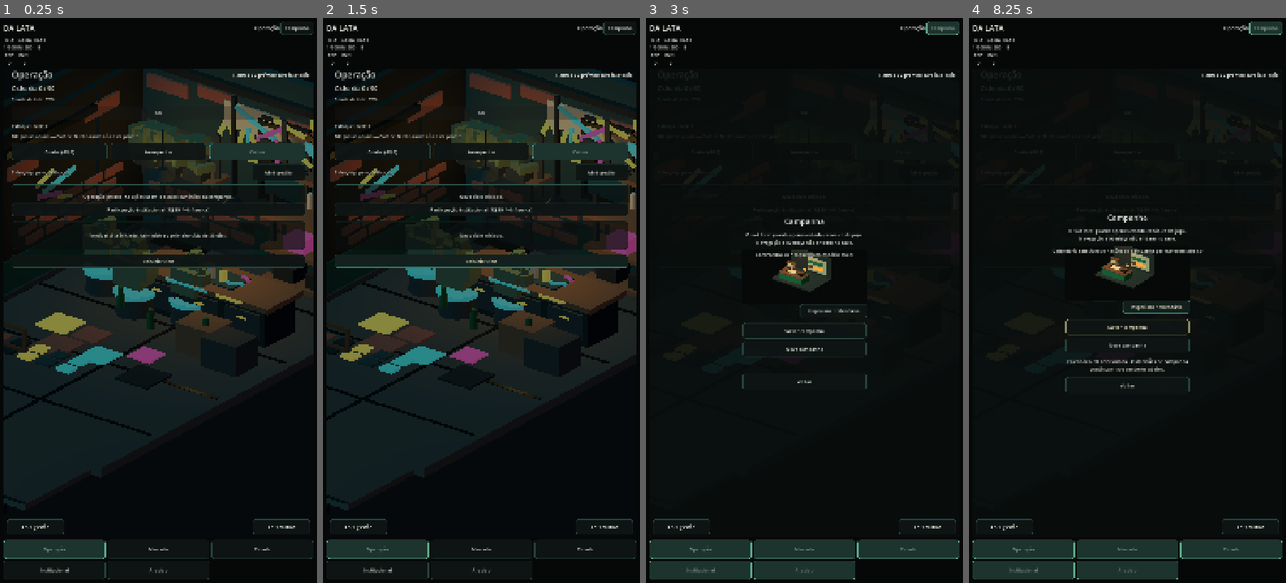
Above: before the commit, frames 1-4 (left to right).
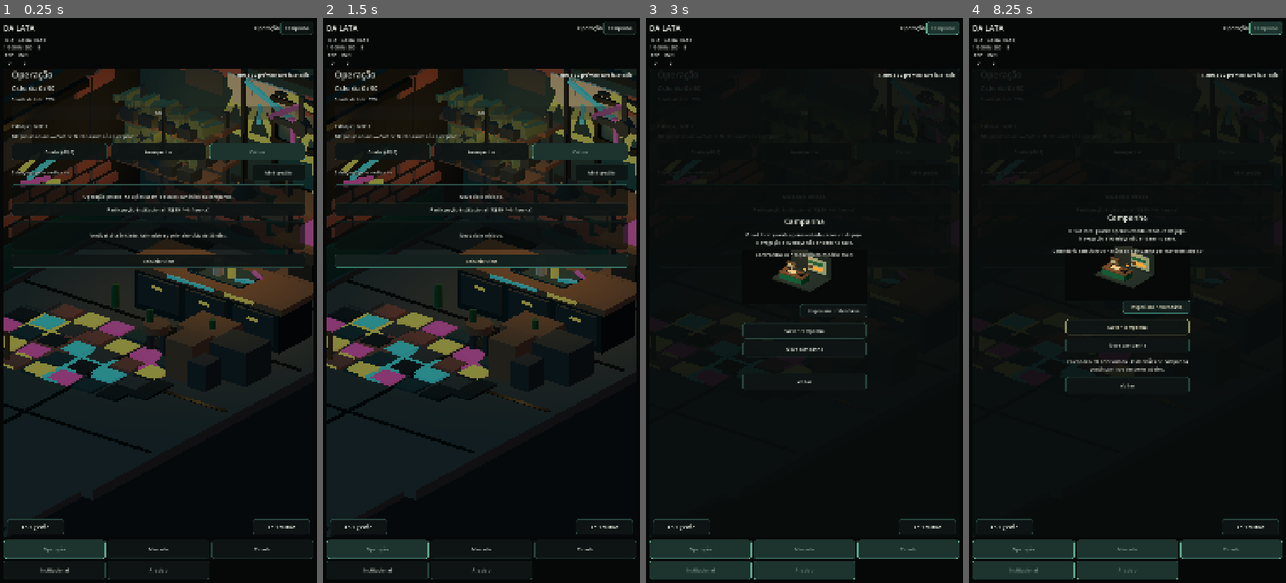
Above: after the commit, the same moments.

Repository: az1nn/growing-rio
Game: Godot game, scene res://scenes/shell/game_shell.tscn
Two runs of this game, one before a commit and one after it. Both use one fixed random seed, a clock stepped at 60 frames per second and the inputs below.
Inputs:
- Up to frame 1 (0.25 s): no input
- Up to frame 2 (1.5 s): click "Reiniciar ciclo" at 0.5 s; click "Reiniciar ciclo" at 1.25 s
- Up to frame 3 (3 s): click "Reiniciar ciclo" at 2 s; click "Campanha" at 2.75 s
- Up to frame 4 (8.25 s): click "Abrir gestão" at 3.5 s; click "Abrir cultivo" at 4.25 s; click "Cuidar (-R$5)" at 5 s; click "Avançar dia" at 5.75 s; click "Abrir gestão" at 6.5 s; click "Participação institucional (-…" at 7.25 s; click "Inspecionar calendário" at 8 s

The runs differ from the first frame. In frame 1, 17% of the frame differs, in the area x 1-99%, y 9-88%; in frame 2, 17%; in frame 3, less than 0.1%; in frame 4, less than 0.1%.

Commit message:
feat(012): align Operation V1 revision 6 to accepted concept

Diff:
--- a/scenes/visual/operation_diorama.gd
+++ b/scenes/visual/operation_diorama.gd
@@ -19,7 +19,7 @@
 
 const V1_CAMERA_POSITION := Vector3(6.5, 5.4, 8.5)
 const V1_CAMERA_ROTATION := Vector3(-0.43, 0.66, 0.0)
-const V1_CAMERA_SIZE := 6.95
+const V1_CAMERA_SIZE := 6.15
 const V1_OPERATION_PIXEL_SHRINK := 3
 
 const V1_WORKBENCH_MATERIAL_ROLES := {
@@ -194,7 +194,7 @@
         return
     environment.background_color = Color.from_string("#090D12", Color.BLACK)
     environment.ambient_light_color = Color.from_string("#776B70", Color.WHITE)
-    environment.ambient_light_energy = 1.38
+    environment.ambient_light_energy = 1.52
 
 func _build_v1_dense_dressing() -> void:
     var world := $Viewport/World
@@ -330,6 +330,7 @@
     _add_box(dressing, "WorkbenchEdgeCyan", Vector3(0.55, 1.02, -0.18), Vector3(1.15, 0.055, 0.055), &"accent_cyan")
     _add_box(dressing, "WorkbenchEdgeAmber", Vector3(1.78, 1.02, -0.18), Vector3(0.72, 0.055, 0.055), &"accent_amber")
     _build_v1_revision5_detail(dressing)
+    _build_v1_revision6_detail(dressing)
 
 func _build_v1_revision5_detail(dressing: Node3D) -> void:
     # Revision 5: replace remaining macro-block emptiness with authored micro-density.
@@ -414,8 +415,114 @@
         _add_box(dressing, "PlantLeaf_%02d_B" % plant_index, center + Vector3(0.30, 0.08, 0.0), Vector3(0.16, 0.15, 0.52), &"foliage_muted", Vector3(0.0, 0.72, -0.16))
         _add_box(dressing, "PlantLeaf_%02d_C" % plant_index, center + Vector3(0.0, 0.30, -0.08), Vector3(0.16, 0.15, 0.48), &"foliage_muted", Vector3(0.0, 0.12, 0.68))
 
+
+func _build_v1_revision6_detail(dressing: Node3D) -> void:
+    # Revision 6: concept-parity pass. The accepted target is a compact, dense
+    # pixel-art urban room; this pass moves the runtime away from large low-poly
+    # masses without changing gameplay, saves or semantic object IDs.
+
+    # Smaller repaired masonry courses across the back wall.
+    var masonry_roles: Array[StringName] = [
+        &"brick_coral", &"brick_coral", &"worn_concrete", &"structural_dark",
+    ]
+    for row in range(5):
+        for column in range(8):
+            var offset := 0.30 if row % 2 == 1 else 0.0
+            var x := -2.95 + float(column) * 0.72 + offset
+            var y := 0.52 + float(row) * 0.27
+            _add_box(
+                dressing,
+                "R6BackBrick_%02d_%02d" % [row, column],
+                Vector3(x, y, -3.635),
+                Vector3(0.58, 0.16, 0.040),
+                masonry_roles[(row + column) % masonry_roles.size()],
+            )
+
+    # Irregular plaster repairs break the remaining clean wall fields.
+    _add_box(dressing, "R6PlasterBackA", Vector3(-1.78, 3.56, -3.655), Vector3(0.92, 0.48, 0.042), &"worn_concrete")
+    _add_box(dressing, "R6PlasterBackB", Vector3(-0.88, 3.70, -3.650), Vector3(0.62, 0.31, 0.042), &"off_white")
+    _add_box(dressing, "R6PlasterSideA", Vector3(-3.365, 3.02, 0.45), Vector3(0.042, 0.62, 1.10), &"worn_concrete")
+    _add_box(dressing, "R6PlasterSideB", Vector3(-3.360, 2.72, 1.62), Vector3(0.042, 0.36, 0.70), &"brick_coral")
+
+    # Prominent amber crown, matching the accepted concept's visual signature.
+    _add_box(dressing, "R6ConceptCrownBase", Vector3(1.18, 2.58, -3.565), Vector3(1.10, 0.13, 0.055), &"accent_amber")
+    _add_box(dressing, "R6ConceptCrownLeft", Vector3(0.80, 2.86, -3.565), Vector3(0.14, 0.62, 0.055), &"accent_amber", Vector3(0.0, 0.0, -0.34))
+    _add_box(dressing, "R6ConceptCrownMid", Vector3(1.18, 2.96, -3.565), Vector3(0.14, 0.72, 0.055), &"accent_amber")
+    _add_box(dressing, "R6ConceptCrownRight", Vector3(1.56, 2.86, -3.565), Vector3(0.14, 0.62, 0.055), &"accent_amber", Vector3(0.0, 0.0, 0.34))
+    _add_box(dressing, "R6ConceptCrownTipL", Vector3(0.69, 3.12, -3.565), Vector3(0.20, 0.20, 0.055), &"accent_amber", Vector3(0.0, 0.0, 0.38))
+    _add_box(dressing, "R6ConceptCrownTipM", Vector3(1.18, 3.30, -3.565), Vector3(0.20, 0.20, 0.055), &"accent_amber")
+    _add_box(dressing, "R6ConceptCrownTipR", Vector3(1.67, 3.12, -3.565), Vector3(0.20, 0.20, 0.055), &"accent_amber", Vector3(0.0, 0.0, -0.38))
+
+    # Dense left/back rack becomes the primary plant read, as in the approved image.
+    for tier in range(2):
+        var rack_y := 1.72 + float(tier) * 0.92
+        _add_box(dressing, "R6RackShelf_%02d" % tier, Vector3(-2.18, rack_y, -3.02), Vector3(2.20, 0.10, 0.56), &"repaired_wood")
+        for slot in range(4):
+            var px := -2.92 + float(slot) * 0.49
+            _add_box(dressing, "R6RackPlanter_%02d_%02d" % [tier, slot], Vector3(px, rack_y + 0.18, -2.76), Vector3(0.34, 0.22, 0.34), &"painted_metal")
+            for leaf in range(3):
+                var leaf_x := px + (float(leaf) - 1.0) * 0.12
+                var leaf_y := rack_y + 0.50 + (0.10 if leaf == 1 else 0.0)
+                var leaf_rot := -0.62 + float(leaf) * 0.62
+                _add_box(
+                    dressing,
+                    "R6RackLeaf_%02d_%02d_%02d" % [tier, slot, leaf],
+                    Vector3(leaf_x, leaf_y, -2.72),
+                    Vector3(0.13, 0.13, 0.46),
+                    &"foliage_muted",
+                    Vector3(0.0, leaf_rot, 0.30 - float(leaf) * 0.30),
+                )
+
+    # Right-side supply wall gets the small repeated object rhythm visible in concept art.
+    for tier in range(3):
+        var shelf_y := 1.52 + float(tier) * 0.64
+        for slot in range(6):
+            var sx := 1.62 + float(slot) * 0.27
+            var role: StringName = &"off_white"
+            if (tier + slot) % 5 == 0:
+                role = &"accent_amber"
+            elif (tier + slot) % 4 == 0:
+                role = &"accent_cyan"
+            _add_box(
+                dressing,
+                "R6Supply_%02d_%02d" % [tier, slot],
+                Vector3(sx, shelf_y, -2.96),
+                Vector3(0.16, 0.28 + 0.04 * float((tier + slot) % 2), 0.16),
+                role,
+            )
+
+    # Patchwork tile field: many smaller tiles replace the oversized empty floor read.
+    var tile_roles: Array[StringName] = [
+        &"worn_concrete", &"petrol_shadow", &"brick_coral", &"structural_dark",
+        &"accent_amber", &"accent_cyan", &"accent_magenta",
+    ]
+    for row in range(5):
+        for column in range(7):
+            var tx := -2.45 + float(column) * 0.62
+            var tz := 0.72 + float(row) * 0.62
+            var role := tile_roles[(row * 3 + column * 2) % tile_roles.size()]
+            _add_box(
+                dressing,
+                "R6FloorTile_%02d_%02d" % [row, column],
+                Vector3(tx, 0.038, tz),
+                Vector3(0.50, 0.052, 0.50),
+                role,
+            )
+
+    # Compact stool/crate silhouettes frame the foreground workbench like the concept.
+    _add_cylinder(dressing, "R6StoolSeat", Vector3(0.72, 0.58, 1.12), 0.28, 0.28, 0.16, &"repaired_wood")
+    _add_box(dressing, "R6StoolLegA", Vector3(0.55, 0.28, 1.12), Vector3(0.09, 0.58, 0.09), &"painted_metal")
+    _add_box(dressing, "R6StoolLegB", Vector3(0.89, 0.28, 1.12), Vector3(0.09, 0.58, 0.09), &"painted_metal")
+    _add_box(dressing, "R6ForegroundCrateA", Vector3(1.85, 0.42, 1.52), Vector3(0.68, 0.82, 0.68), &"repaired_wood")
+    _add_box(dressing, "R6ForegroundCrateB", Vector3(2.38, 0.28, 1.72), Vector3(0.46, 0.56, 0.50), &"painted_metal")
+
 func _configure_v1_pixel_foliage() -> void:
     var world := $Viewport/World
+    for planter_name in ["PlanterA", "PlanterRimA", "PlanterB", "PlanterRimB", "PlanterC", "PlanterRimC"]:
+        var legacy_planter := world.get_node_or_null(planter_name) as MeshInstance3D
+        if legacy_planter != null:
+            legacy_planter.visible = false
+
     for node_name in V1_PLANT_MATERIAL_ROLES:
         var name := String(node_name)
         if not name.begins_with("Canopy"):
@@ -428,10 +535,14 @@
     if dressing != null:
         for child in dressing.get_children():
             var rack_detail := child as Node3D
-            if rack_detail != null and String(rack_detail.name).begins_with("RackFoliage"):
+            if rack_detail == null:
+                continue
+            var detail_name := String(rack_detail.name)
+            if detail_name.begins_with("RackFoliage") or detail_name.begins_with("PixelPlant") or detail_name.begins_with("PlantLeaf_"):
                 rack_detail.visible = false
 
-    var pixel_focus := world.get_node_or_null("V1ProductionDressing/PixelPlantBMain") as MeshInstance3D
+    interactive_object.position = Vector3(-2.18, 2.18, -2.72)
+    var pixel_focus := world.get_node_or_null("V1ProductionDressing/R6RackLeaf_01_02_01") as MeshInstance3D
     if pixel_focus != null:
         focal_mesh = pixel_focus
 
@@ -540,9 +651,9 @@
     var cyan := V1MaterialVocabulary.make_standard(&"accent_cyan")
     var amber := V1MaterialVocabulary.make_standard(&"accent_amber")
     cool_key.light_color = cyan.albedo_color
-    cool_key.light_energy = 1.16
+    cool_key.light_energy = 0.98
     warm_practical.light_color = amber.albedo_color
-    warm_practical.light_energy = 2.8
+    warm_practical.light_energy = 3.15
     warm_practical.omni_range = 6.8
 
 func activate_primary_object() -> void:
--- a/tests/operation_v1_diorama_test.gd
+++ b/tests/operation_v1_diorama_test.gd
@@ -39,6 +39,12 @@
         "Viewport/World/V1ProductionDressing/SideWallTagCyan",
         "Viewport/World/V1ProductionDressing/FloorChip_00",
         "Viewport/World/V1ProductionDressing/PlantLeaf_00_A",
+        "Viewport/World/V1ProductionDressing/R6BackBrick_00_00",
+        "Viewport/World/V1ProductionDressing/R6ConceptCrownBase",
+        "Viewport/World/V1ProductionDressing/R6RackLeaf_01_02_01",
+        "Viewport/World/V1ProductionDressing/R6Supply_02_05",
+        "Viewport/World/V1ProductionDressing/R6FloorTile_04_06",
+        "Viewport/World/V1ProductionDressing/R6StoolSeat",
         "Viewport/World/TileCounter",
         "Viewport/World/InteractivePlantCluster/CollisionShape3D",
         "Viewport/World/ManagementStorageInteraction/CollisionShape3D",
@@ -65,8 +71,8 @@
     if camera.projection != Camera3D.PROJECTION_ORTHOGONAL:
         _fail("Feature 012 R04 Operation camera lost orthographic V1 composition.")
         return
-    if camera.size > 7.0:
-        _fail("Feature 012 R04 Operation camera regressed to a distant low-impact framing.")
+    if camera.size > 6.25:
+        _fail("Feature 012 R04 Operation camera regressed beyond the Revision 6 concept-parity framing.")
         return
 
     var floor := scene.get_node("Viewport/World/Floor") as MeshInstance3D
@@ -95,9 +101,18 @@
         return
 
     var dressing := scene.get_node("Viewport/World/V1ProductionDressing") as Node3D
-    if dressing.get_child_count() < 150:
-        _fail("Feature 012 R04 dense V1 dressing regressed below the Revision 5 production detail floor.")
+    if dressing.get_child_count() < 260:
+        _fail("Feature 012 R04 dense V1 dressing regressed below the Revision 6 production detail floor.")
         return
+    var legacy_planter := scene.get_node("Viewport/World/PlanterB") as MeshInstance3D
+    var legacy_pixel_plant := scene.get_node("Viewport/World/V1ProductionDressing/PixelPlantBMain") as MeshInstance3D
+    if legacy_planter.visible or legacy_pixel_plant.visible:
+        _fail("Feature 012 R04 Revision 6 restored the oversized foreground plant masses.")
+        return
+    if plant_focus.position.x > -1.5 or plant_focus.position.z > -2.0:
+        _fail("Feature 012 R04 plant semantic hotspot is no longer aligned to the left/back rack.")
+        return
+
     var environment := (scene.get_node("Viewport/World/WorldEnvironment") as WorldEnvironment).environment
     if environment == null or environment.ambient_light_energy < 1.25:
         _fail("Feature 012 R04 urban room lighting regressed below the accepted-concept readability floor.")
Not shown, changed: specs/012-artist-v1-runtime-parity/operation-runtime-review.md
